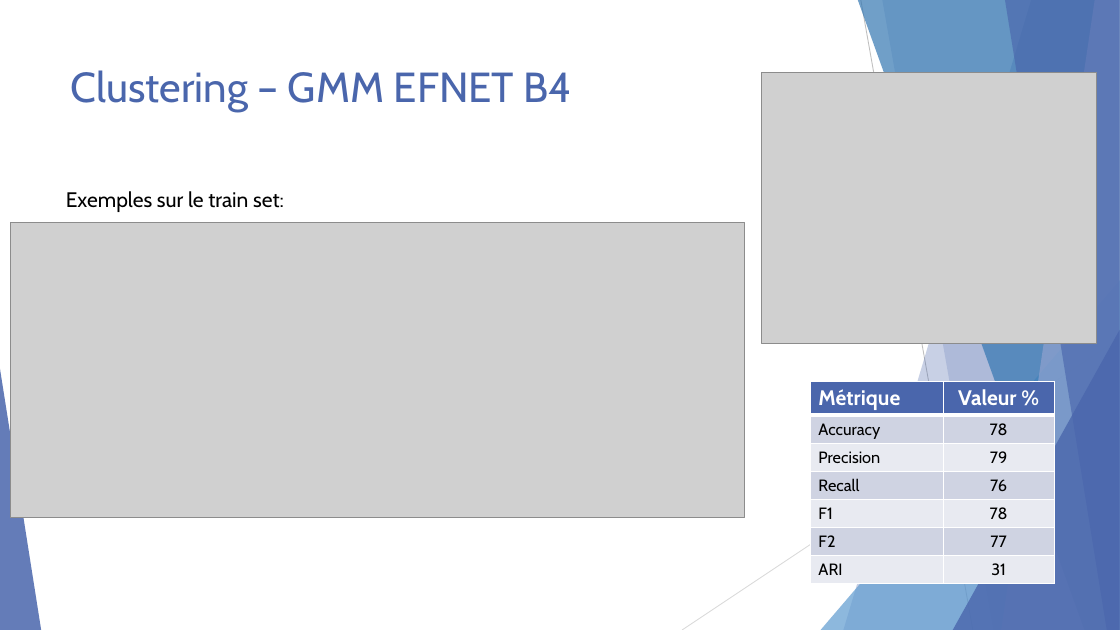
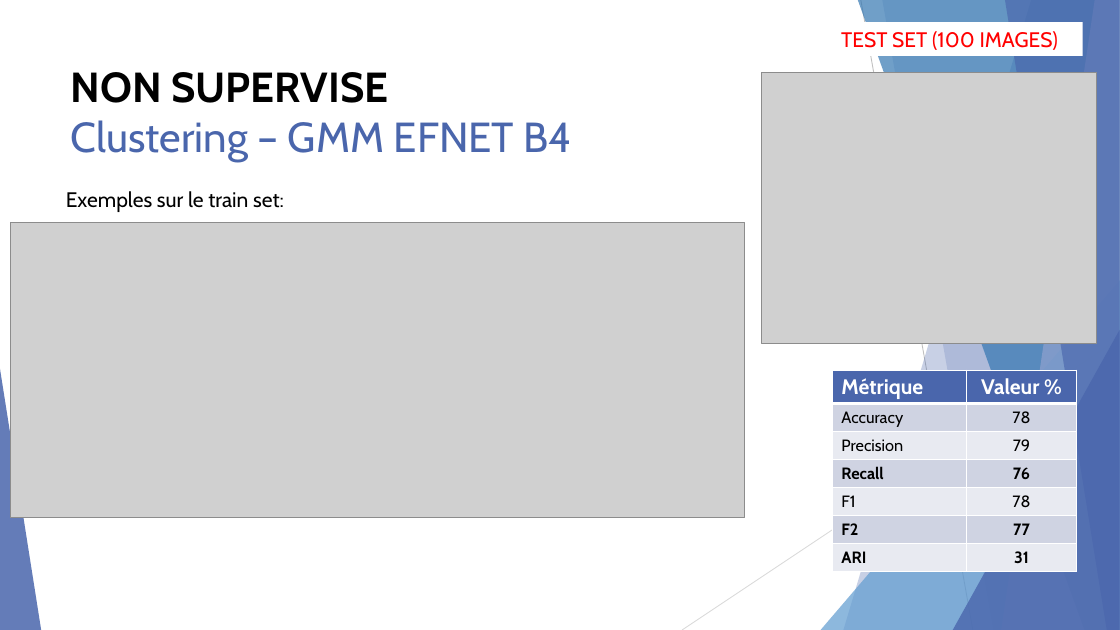
Before and after one commit to KL38/OC_P7_DL_SSL_Brain-Tumor-Detection, a slide deck: slide 15 of Lebayle_Kevin_7_présentation_13.04.26.pptx (slide 13 before the commit). Drawn at 1120x630 pixels with LibreOffice and Linux fonts; fonts in the diff are those of the drawing; grey boxes stand for pictures. Boxes give left, top, right and bottom in pixels: in the first picture for what was removed or moved away, otherwise in the second. Text is boxed around its words. In the diff, an @@ line names an element or a change of style, - is before the commit and + after.

```diff
--- a/Lebayle_Kevin_7_présentation_13.04.26.pptx
+++ b/Lebayle_Kevin_7_présentation_13.04.26.pptx
@@ rectangle added at [833,22,1083,55], fill #FFFFFF, 18 pt, text #FF0000 @@
+TEST SET (100 IMAGES)
@@ title at [71,72,573,162]: text changed @@
-Clustering – GMM EFNET B4
+NON SUPERVISE
+Clustering – GMM EFNET B4
@@ table at [833,371,1078,572] @@
@@ bold on in "Recall", "76", "F2", "77" and 2 more places @@
@@ table: place and size @@
-table at [810,381,1054,583]
+table at [833,371,1078,572]
```
Also in this commit, not shown: 7 other slides changed, 11 slides added, 15 other files.
